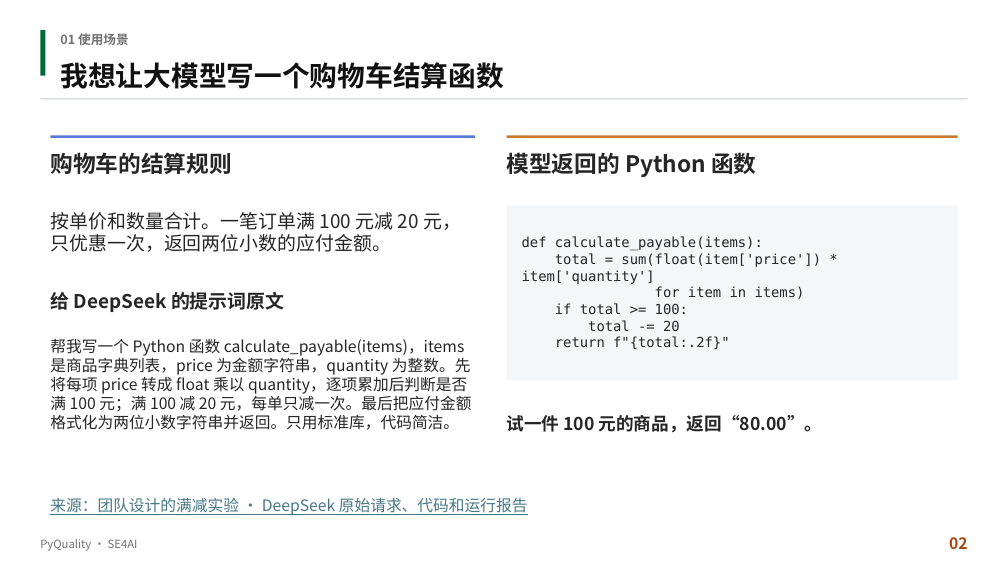
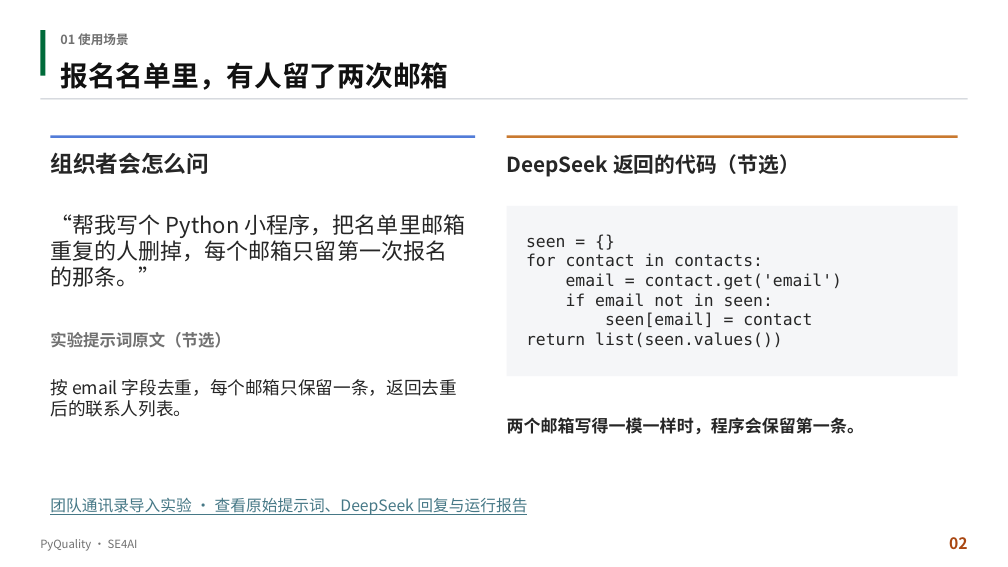
Before and after one commit to aCuttlefish/PyQuality, a slide deck: slide 2 of course-delivery/docs/汇报与实机演示/PyQuality_终期汇报.pptx. Drawn at 1008x567 pixels with LibreOffice and Linux fonts; fonts in the diff are those of the drawing. Boxes give left, top, right and bottom in pixels: in the first picture for what was removed or moved away, otherwise in the second. Text is boxed around its words. In the diff, an @@ line names an element or a change of style, - is before the commit and + after.

```diff
--- a/course-delivery/docs/汇报与实机演示/PyQuality_终期汇报.pptx
+++ b/course-delivery/docs/汇报与实机演示/PyQuality_终期汇报.pptx
@@ text at (60, 62, 448, 90): text changed @@
-我想让大模型写一个购物车结算函数
+报名名单里，有人留了两次邮箱
@@ text at (50, 152, 209, 174): text changed @@
-购物车的结算规则
+组织者会怎么问
@@ text at (507, 154, 800, 177): text changed; size 27 to 24.8 pt @@
-模型返回的 Python 函数
+DeepSeek 返回的代码（节选）
@@ rectangle: place and size @@
-rectangle at (507, 206, 958, 381)
+rectangle at (507, 206, 958, 376)
@@ text at (50, 214, 465, 287): text changed; size 22.5 to 26.2 pt @@
-按单价和数量合计。一笔订单满 100 元减 20 元，只优惠一次，返回两位小数的应付金额。
+“帮我写个 Python 小程序，把名单里邮箱重复的人删掉，每个邮箱只留第一次报名的那条。”
@@ text at (526, 238, 842, 347): text changed; size 16.5 to 19.5 pt @@
-def calculate_payable(items):
-total = sum(float(item['price']) * item['quantity']
-for item in items)
-if total >= 100:
-total -= 20
-return f"{total:.2f}"
+seen = {}
+for contact in contacts:
+email = contact.get('email')
+if email not in seen:
+seen[email] = contact
+return list(seen.values())
@@ text at (50, 332, 231, 348): text changed; size 22.5 to 19.5 pt; text colour #262626 to #717171 @@
-给 DeepSeek 的提示词原文
+实验提示词原文（节选）
@@ text at (50, 379, 457, 417): text changed; size 18.8 to 21 pt @@
-帮我写一个 Python 函数 calculate_payable(items)，items 是商品字典列表，price 为金额字符串，quantity 为整数。先将每项 price 转成 float 乘以 quantity，逐项累加后判断是否满 100 元；满 100 减 20 元，每单只减一次。最后把应付金额格式化为两位小数字符串并返回。只用标准库，代码简洁。
+按 email 字段去重，每个邮箱只保留一条，返回去重后的联系人列表。
@@ text at (507, 417, 864, 434): text changed; size 21 to 20.2 pt @@
-试一件 100 元的商品，返回“80.00”。
+两个邮箱写得一模一样时，程序会保留第一条。
@@ text at (50, 498, 527, 515): text changed @@
-来源：团队设计的满减实验 · DeepSeek 原始请求、代码和运行报告
+团队通讯录导入实验 · 查看原始提示词、DeepSeek 回复与运行报告
```
Also in this commit, not shown: 2 other slides changed, 4 other files.
